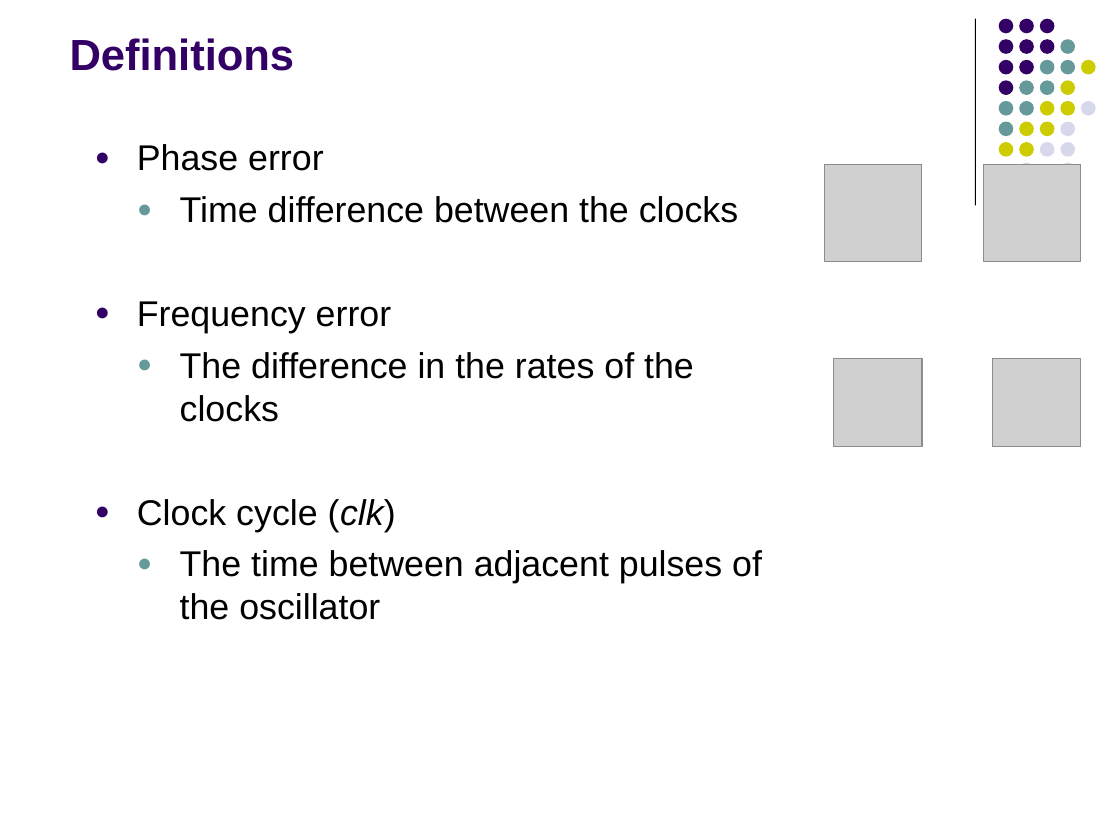
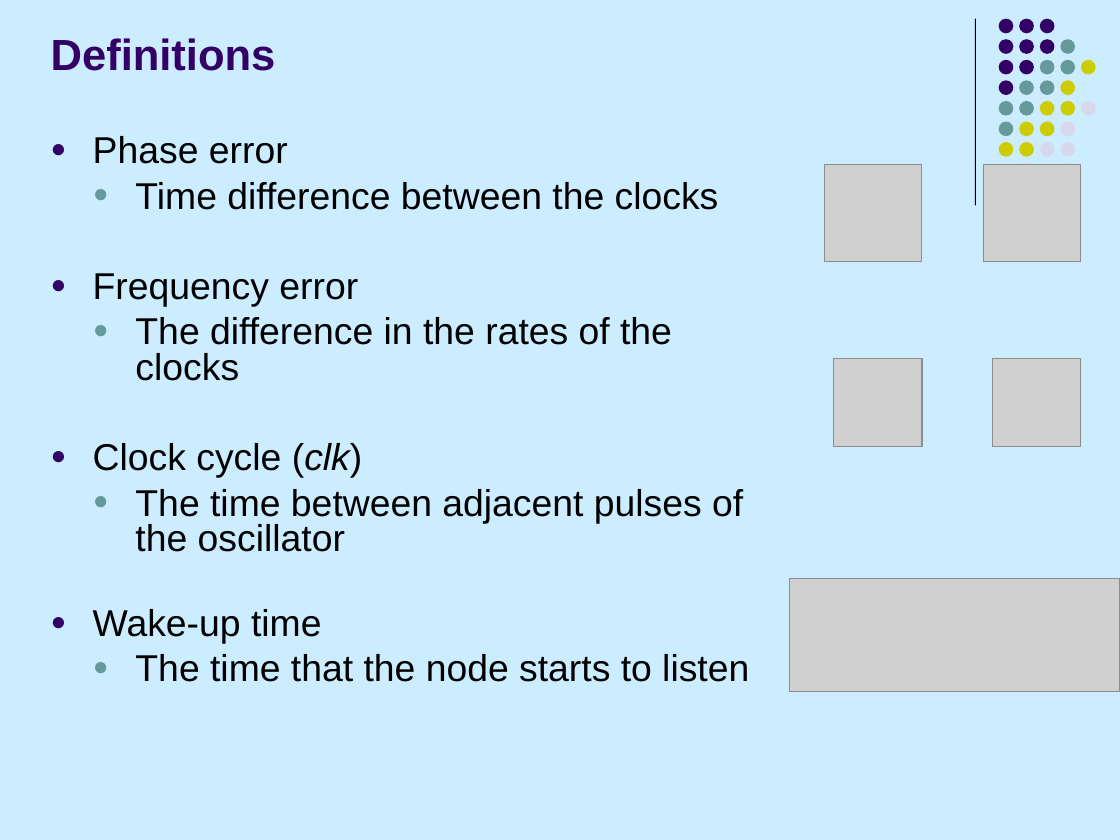
Before and after one commit to fasalex/symposium, a slide deck: slide 14 of Presentation.ppt (slide 13 before the commit). Drawn at 1120x840 pixels with LibreOffice and Linux fonts; fonts in the diff are those of the drawing; grey boxes stand for pictures. Boxes give left, top, right and bottom in pixels: in the first picture for what was removed or moved away, otherwise in the second. Text is boxed around its words. In the diff, an @@ line names an element or a change of style, - is before the commit and + after.

```diff
--- a/Presentation.ppt
+++ b/Presentation.ppt
@@ background #FFFFFF to #CCECFF @@
@@ title "Definitions": place and size @@
-title "Definitions" at [70, 38, 295, 71]
+title "Definitions" at [51, 38, 276, 71]
@@ text "Phase error": place and size @@
-text "Phase error" at [137, 144, 762, 620]
+text "Phase error" at [93, 136, 749, 682]
@@ text at [93, 136, 743, 552]: size 23 to 24 pt in "Phase error", "Time difference between the clocks", "Frequency error", "The difference in the rates of the ..." and 2 more places; line spacing 1 to 0.8 @@
@@ picture added at [790, 579, 1120, 692] @@
@@ text at [93, 609, 749, 682]: paragraphs added @@
+● Wake-up time
+  ● The time that the node starts to listen
```
Also in this commit, not shown: 41 other slides changed, 1 slide added, 17 other files.
